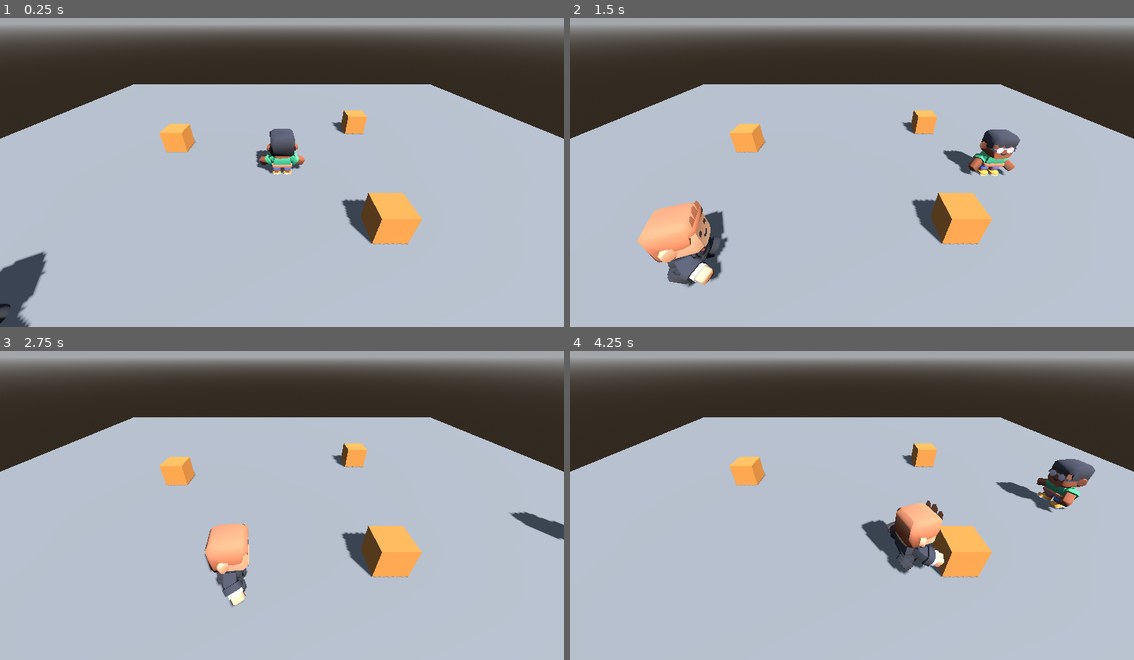
Above: before the commit, frames 1-4 (two rows, left to right).
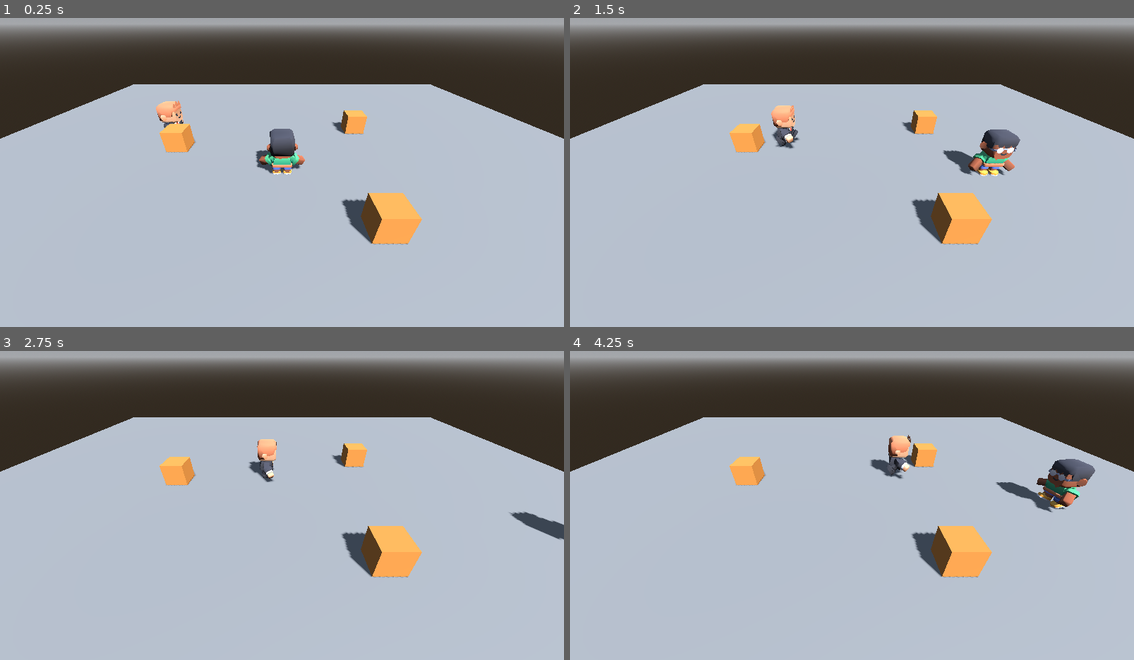
Above: after the commit, the same moments.

Repository: JuanfeR4m/InThePolice
Game: Godot game, scene res://main.tscn
Same seed, same stepped clock (60 frames per second), same inputs: the game is played once before the commit and once after it.
Inputs:
- Up to frame 1 (0.25 s): no input
- Up to frame 2 (1.5 s): hold D (move_right) 0.53-1.28 s; hold Shift (correr) 0.53-1.28 s; hold S (move_down) from 1.28 s (still down); tap E (resolver) at 1.35 s
- Up to frame 3 (2.75 s): release S (move_down) at 2.03 s; hold D (move_right) from 2.03 s (still down); hold Shift (correr) from 2.03 s (still down)
- Up to frame 4 (4.25 s): release D (move_right) at 2.78 s; release Shift (correr) at 2.78 s; hold W (move_up) 2.78-3.53 s; tap E (resolver) at 2.85 s; hold A (move_left) from 3.53 s (still down); hold Shift (correr) from 3.53 s (still down)

The runs differ from the first frame. In frame 1, 1.6% of the frame differs, in the area x 0-33%, y 26-100%; in frame 2, 3.5%, in the area x 11-41%, y 28-88%; in frame 3, 2.0%; in frame 4, 2.7%.

Commit message:
T7 N3 - Tarea C - patrulla y persecucion

Diff:
--- a/cuidadano.gd
+++ b/cuidadano.gd
@@ -1,24 +1,43 @@
 extends CharacterBody3D
+
+enum Estado { PATRULLA, PERSEGUIR }
 
 @export var objetivo: Node3D
 @export var rapidez = 2.0
+@export var radio_ver = 6.0
+@export var radio_perder = 9.0
+@export var puntos: Array[Vector3] = [
+	Vector3(-6, 0, -3), Vector3(6, 0, -3)]
 @onready var anim = $Modelo/AnimationPlayer
+
+var estado = Estado.PATRULLA
+var punto = 0
 
 func _physics_process(delta):
 	velocity += get_gravity() * delta
-	var hacia = objetivo.global_position - global_position
+	var distancia = global_position.distance_to(objetivo.global_position)
+	match estado:
+		Estado.PATRULLA:
+			if distancia < radio_ver:
+				estado = Estado.PERSEGUIR
+				print("lo vio a ", snappedf(distancia, 0.01), " m")
+			ir_a(puntos[punto])
+			if global_position.distance_to(puntos[punto]) < 0.3:
+				punto = (punto + 1) % puntos.size()
+		Estado.PERSEGUIR:
+			if distancia > radio_perder:
+				estado = Estado.PATRULLA
+				print("lo perdió a ", snappedf(distancia, 0.01), " m")
+			ir_a(objetivo.global_position)
+	move_and_slide()
+
+func ir_a(p):
+	var hacia = p - global_position
 	hacia.y = 0.0
-	var distancia = hacia.length()
-	if distancia > 1.0:
-		var dir = hacia.normalized()
-		velocity.x = dir.x * rapidez
-		velocity.z = dir.z * rapidez
-		basis = Basis.looking_at(dir)
-		anim.play("walk")
-	else:
-		velocity.x = 0.0
-		velocity.z = 0.0
-		anim.play("idle")
-	move_and_slide()
-	if Engine.get_physics_frames() % 30 == 0:
-		print("distancia ", snappedf(distancia, 0.01))
+	if hacia.length() < 0.05:
+		return
+	var dir = hacia.normalized()
+	velocity.x = dir.x * rapidez
+	velocity.z = dir.z * rapidez
+	basis = Basis.looking_at(dir)
+	anim.play("walk")
--- a/main.tscn
+++ b/main.tscn
@@ -95,5 +95,5 @@
 transform = Transform3D(-2.6, 0, 0, 0, 2.6, 0, 0, 0, -2.6, 0, 0, 0)
 
 [node name="cuidadano" parent="." unique_id=1585811737 node_paths=PackedStringArray("objetivo") instance=ExtResource("3_h2yge")]
-transform = Transform3D(1, 0, 0, 0, 1, 0, 0, 0, 1, -6, 0, 6)
+transform = Transform3D(1, 0, 0, 0, 1, 0, 0, 0, 1, -6, 0, -3)
 objetivo = NodePath("../Personaje")
Not shown: 1 places in cuidadano.tscn that only renumber resources
